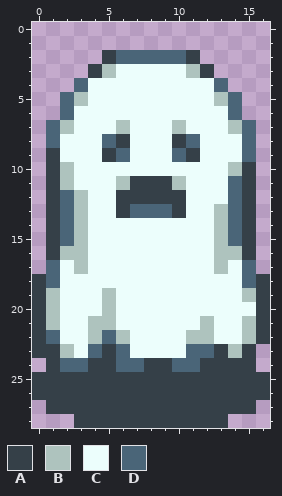
Two states of a pixel-art sprite, sprites/ghost/ghost3.png. Above, as it was before the edit.
The file is 34x58 pixels, drawn in blocks of 2x2; one block is one cell here. Colours within 5 levels of each other are drawn and written as one.
Palette (. is transparent): A #354048  B #aec3be  C #ecfefc  D #4a6578
Pixels before, first column x 0:
 2 .....ADDDDDA.....
 3 ....ABCCCCCBA....
 4 ...DCCCCCCCCCD...
 5 ..DBCCCCCCCCCBD..
 6 ..DCCCCCCCCCCCD..
 7 .DBCCCBCCCBCCCBD.
 8 .DCCCDACCCADCCCD.
 9 .ACCCADCCCDACCCD.
10 .ABCCCCCCCCCCCBA.
11 .ABCCCBAAABCCCDA.
12 .ADBCCAAAAACCCDA.
13 .ADBCCADDDACCBDA.
14 .ADBCCCCCCCCCBDA.
15 .ADBCCCCCCCCCBDA.
16 .ABBCCCCCCCCCBBA.
17 .DCBCCCCCCCCCBCD.
18 ADCCCCCCCCCCCCCDA
19 ABCCCBCCCCCCCCCBA
20 ABCCCBCCCCCCCCCCA
21 ABCCBBCCCCCCBCCBA
22 ADCCBDBCCCCBBCCBA
23 AABCDADCCCCDDABA.
24 .ADDAADDAADDAAAA.
25 AAAAAAAAAAAAAAAAA
26 AAAAAAAAAAAAAAAAA
27 .AAAAAAAAAAAAAAA.
28 ...AAAAAAAAAAA...
Once edited:
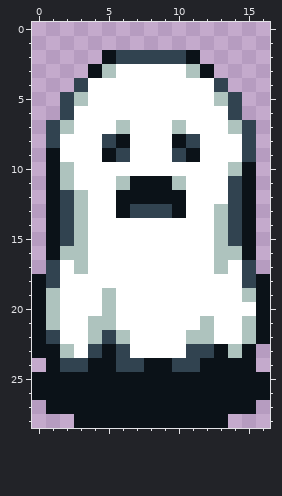
The edit:
colour A: #354048 -> #0b1218
colour C: #ecfefc -> #ffffff
colour D: #4a6578 -> #314350
